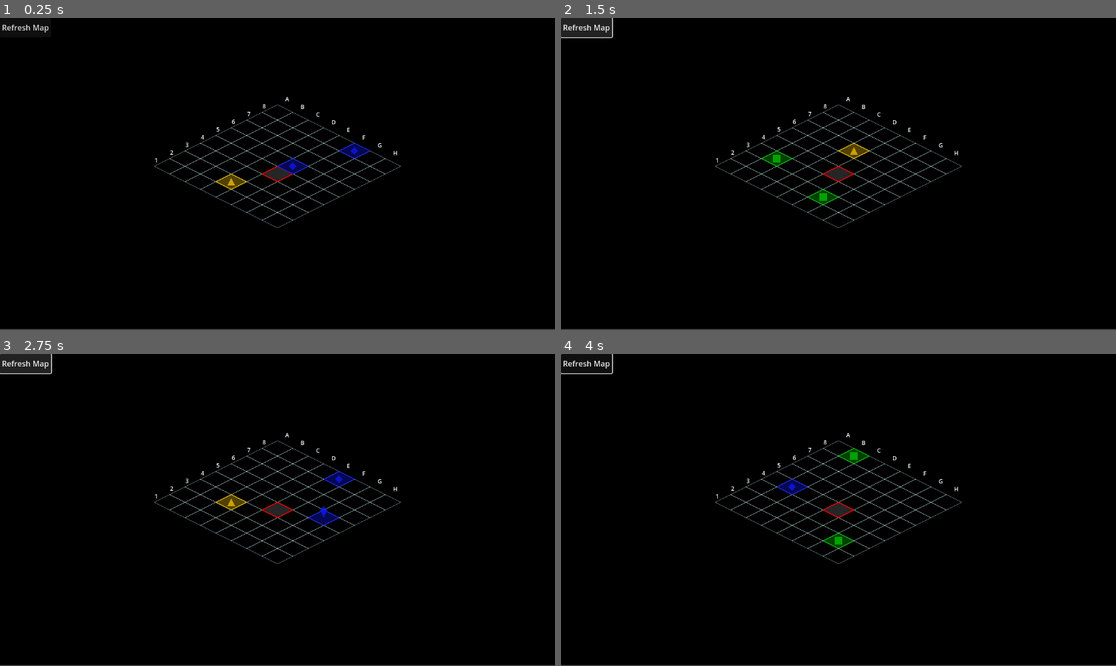
Above: before the commit, frames 1-4 (two rows, left to right).
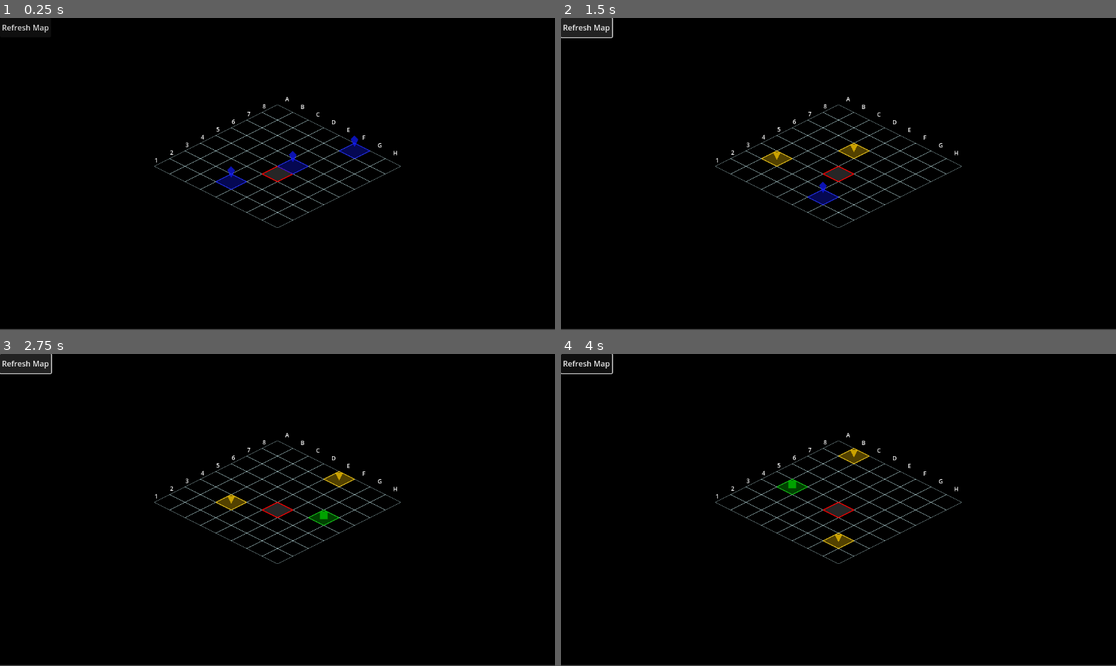
Above: after the commit, the same moments.

Repository: ArrHarper/isoGlider2
Game: Godot game, scene res://core/main.tscn
The game is run twice, just before and just after one commit, with the same random seed, the same clock (stepped at 60 frames per second) and the same inputs.
Inputs (mouse positions are in pixels of both pictures, inside the frame that each line leads up to):
- Up to frame 1 (0.25 s): no input
- Up to frame 2 (1.5 s): click "Refresh Map" at 0.5 s; click "Refresh Map" at 1.25 s
- Up to frame 3 (2.75 s): click "Refresh Map" at 2 s
- Up to frame 4 (4 s): tap Enter at 2.75 s; move the mouse to (960, 494) at 2.77 s; click (960, 494) at 2.92 s; tap Space at 3.5 s; move the mouse to (727, 525) at 3.52 s; click (727, 525) at 3.67 s

The runs differ from the first frame. In frame 1, 0.3% of the frame differs, in the area x 38-65%, y 37-56%; in frame 2, 0.4%; in frame 3, 0.4%; in frame 4, 0.5%, in the area x 38-56%, y 30-63%.

Commit message:
fixed object randomizer to generate proper number of shapes, and offloaded all object registration to grid_manager

Diff:
--- a/core/grid/grid_manager.gd
+++ b/core/grid/grid_manager.gd
@@ -450,12 +450,24 @@
 	if player_quadrant >= 0:
 		available_quadrants.erase(player_quadrant)
 
+	print("Player in quadrant ", player_quadrant, ", available quadrants: ", available_quadrants)
+
+	# Track how many POIs we've successfully created
+	var pois_created = 0
+
+	# Calculate tiles per quadrant (approximate)
+	var tiles_per_quadrant = (grid_size_x * grid_size_y) / 4
+
 	# Assign POIs to different quadrants
 	for i in range(min(poi_count, available_quadrants.size())):
+		if pois_created >= poi_count:
+			break
+
 		var quadrant = available_quadrants[i]
-		var max_attempts = 20 # Prevent infinite loops
+		var max_attempts = tiles_per_quadrant # Try up to the number of tiles in a quadrant
 		var attempts = 0
 		var position = null
+		var success = false
 
 		# Try to find valid position in this quadrant
 		while attempts < max_attempts:
@@ -467,15 +479,17 @@
 				continue
 
 			if is_position_valid(position, poi_positions) and position != player_pos:
+				success = true
 				break
 			attempts += 1
 
-		if attempts == max_attempts:
+		if success:
+			# Create and add POI to this position
+			create_poi_at_position(position)
+			pois_created += 1
+			print("Created POI at position ", position, " in quadrant ", quadrant)
+		else:
 			print("Warning: Could not find valid position in quadrant ", quadrant)
-			continue
-
-		# Create and add POI to this position
-		create_poi_at_position(position)
 
 	# If we didn't generate enough POIs from quadrants, fill in with random positions
 	if poi_positions.size() < poi_count:
@@ -484,7 +498,11 @@
 		generate_pois_random(remaining)
 
 	print("POI generation complete. Created ", poi_positions.size(), " POIs")
-	emit_signal("poi_generated", poi_positions)
+	if has_node("/root/SignalManager"):
+		var signal_manager = get_node("/root/SignalManager")
+		signal_manager.emit_signal("poi_generated", poi_positions)
+	else:
+		push_warning("SignalManager not found. POI generation signal not emitted.")
 
 # Generate POIs with a simple random distribution
 func generate_pois_random(count: int = 0):
@@ -495,7 +513,7 @@
 
 	# Target number of POIs to generate
 	var target_count = min(count, grid_size_x * grid_size_y - poi_positions.size())
-	var max_attempts = target_count * 10 # Limit attempts to avoid infinite loops
+	var max_attempts = grid_size_x * grid_size_y # Try up to the total number of grid tiles
 	var attempts = 0
 
 	# Generate more POIs until we reach the target count
@@ -512,11 +530,22 @@
 		# Check minimum distance requirement
 		if is_position_valid(pos, poi_positions):
 			create_poi_at_position(pos)
+			print("Created POI at position ", pos)
+		else:
+			print("Position ", pos, " is invalid due to minimum distance requirement")
 
 		attempts += 1
 
+	# Log a warning if we couldn't create all POIs
+	if poi_positions.size() < target_count:
+		push_warning("Could only create %d POIs out of %d requested - try reducing min_poi_distance or increasing grid size." % [poi_positions.size(), target_count])
+
 	print("Random POI generation complete. Created ", poi_positions.size(), " POIs")
-	emit_signal("poi_generated", poi_positions)
+	if has_node("/root/SignalManager"):
+		var signal_manager = get_node("/root/SignalManager")
+		signal_manager.emit_signal("poi_generated", poi_positions)
+	else:
+		push_warning("SignalManager not found. POI generation signal not emitted.")
 
 # Create a POI at the given position
 func create_poi_at_position(pos: Vector2):
@@ -527,17 +556,19 @@
 	# Add to scene
 	add_child(poi_instance)
 
-	# Make sure it's properly owned
-	if get_tree() and get_tree().edited_scene_root:
-		poi_instance.owner = get_tree().edited_scene_root
-
-	# Set grid position and register
-	poi_instance.setup(self, pos)
-
-	# Add to our tracking
+	# Grid manager handles position and registration
+	poi_instance.grid_position = pos
+	poi_instance.position = grid_to_screen(pos)
+	register_grid_object(poi_instance, pos)
+
+	# Connect to visual state changes
+	poi_instance.connect("visual_state_changed", Callable(self, "_on_object_visual_changed"))
 	poi_positions.append(pos)
-
 	return poi_instance
+
+func _on_object_visual_changed(object):
+	# Re-register to update visuals when state changes
+	register_grid_object(object, object.grid_position)
 
 # Register a grid object with the grid
 func register_grid_object(object, grid_pos: Vector2) -> bool:
--- a/core/grid/grid_visualizer.gd
+++ b/core/grid/grid_visualizer.gd
@@ -67,6 +67,9 @@
 	SignalManager.connect_signal("grid_tile_clicked", self, "_on_grid_tile_clicked")
 	SignalManager.connect_signal("path_calculated", self, "_on_path_calculated")
 
+	# Connect to poi_generated signal using SignalManager
+	SignalManager.connect_signal("poi_generated", self, "_on_poi_generated")
+
 func _setup_layers():
 	# Clean up any existing layers first
 	for child in get_children():
@@ -232,8 +235,10 @@
 # Handler for POI generation signal
 func _on_poi_generated(positions):
 	print("Grid Visualizer: POIs generated at positions: ", positions)
-	# Refresh all POI visuals
+
+	# Force refresh of all visuals
 	for pos in positions:
+		_clear_position_visuals(pos) # Clear any existing visuals first
 		update_grid_position(pos)
 
 # Update tile visualization with POI object
@@ -244,7 +249,10 @@
 	# Get the object directly from grid_manager
 	var object = grid_manager.get_grid_object_reference(grid_pos)
 	if not object or not is_instance_valid(object):
+		print("Grid Visualizer: No valid object at position ", grid_pos)
 		return
+
+	print("Grid Visualizer: Found object of type ", object.object_type, " at position ", grid_pos)
 
 	# Get visual properties directly from the object
 	if object.has_method("get_visual_properties"):
@@ -262,6 +270,9 @@
 
 		if props.has("shape") and props.has("shape_points") and props.has("shape_color"):
 			_update_tile_shape(grid_pos, props)
+			print("Grid Visualizer: Created shape for ", grid_pos, " of type ", props["shape"])
+		else:
+			print("Grid Visualizer: Missing shape properties for ", grid_pos)
 
 # Update tile visualization with custom shape
 func _update_tile_shape(grid_pos: Vector2, object_data) -> void:
@@ -289,7 +300,18 @@
 			var polygon = Polygon2D.new()
 			polygon.polygon = props["shape_points"]
 			polygon.color = props["shape_color"]
-			polygon.position = grid_manager.grid_to_screen(grid_pos)
+
+			# Get base position from grid position
+			var base_position = grid_manager.grid_to_screen(grid_pos)
+
+			# Apply offsets if available
+			if props.has("horizontal_offset") or props.has("vertical_offset"):
+				var h_offset = props.get("horizontal_offset", 0.0)
+				var v_offset = props.get("vertical_offset", 0.0)
+				polygon.position = base_position + Vector2(h_offset, v_offset)
+			else:
+				polygon.position = base_position
+
 			object_layer.add_child(polygon)
 			shape_polygons[grid_pos] = polygon
 
--- a/core/objects/grid_object.gd
+++ b/core/objects/grid_object.gd
@@ -18,7 +18,8 @@
 	# Only find grid manager and register if not already set up
 	if not grid_manager:
 		grid_manager = _find_grid_manager()
-		if grid_manager:
+		# Only auto-register if position is explicitly set and not default values
+		if grid_manager and grid_position != Vector2(0, 0) and grid_position != Vector2():
 			register_with_grid()
 
 func _find_grid_manager():
@@ -35,7 +36,7 @@
 		return false
 
 	# Only register if we have a valid grid position
-	if grid_position != null and grid_position != Vector2(-1, -1) and grid_position != Vector2():
+	if grid_position != null and grid_position != Vector2(-1, -1):
 		return grid_manager.register_grid_object(self, grid_position)
 
 	return false
--- a/core/objects/poi.gd
+++ b/core/objects/poi.gd
@@ -3,13 +3,22 @@
 extends GridObject
 
 # Define shape options
-enum ShapeType {SQUARE, DIAMOND, TRIANGLE, GEM}
+enum ShapeType {SQUARE, TRIANGLE, GEM}
+
+# HOW TO ADD NEW SHAPES:
+# 1. Add the new shape to the ShapeType enum above (e.g., HEXAGON)
+# 2. Add the corresponding string key to the SHAPE_KEYS constant below (e.g., "hexagon")
+# 3. Add the shape definition to the SHAPES dictionary using the same string key
+# 4. Add the color to the SHAPE_COLORS dictionary using the same string key
+# 5. Add the offset to the SHAPE_OFFSETS dictionary to optionally adjust shape position
+# 6. Add the scale factors to the SHAPE_SCALES dictionary for controlling size
+# No other code changes are needed - the randomize_properties() and shape_type_to_string()
+# functions will automatically work with the new shape.
 
 # Shape definitions - use variable instead of constant for PackedVector2Array objects
 var SHAPES = {
 	"square": PackedVector2Array([Vector2(-8, -8), Vector2(8, -8), Vector2(8, 8), Vector2(-8, 8)]),
-	"diamond": PackedVector2Array([Vector2(0, -8), Vector2(8, 0), Vector2(0, 8), Vector2(-8, 0)]),
-	"triangle": PackedVector2Array([Vector2(-8, 8), Vector2(8, 8), Vector2(0, -8)]),
+	"triangle": PackedVector2Array([Vector2(-8, -8), Vector2(8, -8), Vector2(0, 8)]),
 	"gem": PackedVector2Array([Vector2(0, 0), Vector2(8, -16), Vector2(0, -24), Vector2(-8, -16)])
 }
 
@@ -17,18 +26,49 @@
 const SHAPE_COLORS = {
 	"square": Color(0, 0.8, 0, 0.7), # green
 	"gem": Color(0.0627451, 0.105882, 1, 0.7), # blue
-	"triangle": Color(1, 0.8, 0, 0.7), # yellow
-	"diamond": Color(0.0627451, 0.105882, 1, 0.7) # blue
+	"triangle": Color(1, 0.8, 0, 0.7) # yellow
+}
+
+# Default offsets for each shape type (x, y). Negative values move the shape up and left.
+const SHAPE_OFFSETS = {
+	"square": Vector2(0, -5),
+	"triangle": Vector2(0, -5),
+	"gem": Vector2(0, -8)
+}
+
+# Default scale factors for each shape type (x_scale, y_scale)
+const SHAPE_SCALES = {
+	"square": Vector2(1.0, 1.0),
+	"triangle": Vector2(1.0, 1.0),
+	"gem": Vector2(1.0, 1.0)
 }
 
 var value: int = 50
 var collected: bool = false
-var shape_type: String = "square"
+var shape_type: String = ""
 var polygon: Polygon2D
+
+# Offset properties for positioning along true x/y axes
+var horizontal_offset: float = 0.0
+var vertical_offset: float = 0.0
+
+# Scale properties for adjusting shape size
+var scale_x: float = 1.0
+var scale_y: float = 1.0
+
+# Array of string keys matching enum order
+const SHAPE_KEYS = ["square", "triangle", "gem"]
+
+# Helper function to convert enum to string key
+func shape_type_to_string(shape: ShapeType) -> String:
+	# Check if the enum value is within valid range
+	if shape >= 0 and shape < SHAPE_KEYS.size():
+		return SHAPE_KEYS[shape]
+	return "square" # Default fallback
 
 func _init():
 	object_type = "poi"
-	set_shape(shape_type)
+	set_shape(ShapeType.SQUARE)
 
 func _ready():
 	super._ready()
@@ -51,38 +91,89 @@
 
 	# Create new polygon
 	polygon = Polygon2D.new()
-	polygon.polygon = SHAPES[shape_type]
+
+	# Apply scaling to the shape points
+	var scaled_points = []
+	for point in SHAPES[shape_type]:
+		var scaled_point = Vector2(point.x * scale_x, point.y * scale_y)
+		scaled_points.append(scaled_point)
+
+	polygon.polygon = PackedVector2Array(scaled_points)
 	polygon.color = SHAPE_COLORS[shape_type]
+
+	# Apply the offsets to the polygon's position
+	polygon.position = Vector2(horizontal_offset, vertical_offset)
+
 	add_child(polygon)
 
 	# Make sure polygon is owned by the scene in editor
 	if Engine.is_editor_hint() and get_tree().edited_scene_root:
 		polygon.owner = get_tree().edited_scene_root
 
-func set_shape(new_shape: String):
-	if SHAPES.has(new_shape):
-		shape_type = new_shape
+func set_shape(new_shape: ShapeType):
+	var shape_key = shape_type_to_string(new_shape)
+	if SHAPES.has(shape_key):
+		shape_type = shape_key
 
 		# Update visual properties
-		highlight_color = SHAPE_COLORS[shape_type].darkened(0.2)
+		highlight_color = SHAPE_COLORS[shape_key].darkened(0.2)
 		highlight_color.a = 0.4 # Make highlight more transparent
 
-		highlight_border_color = SHAPE_COLORS[shape_type]
+		highlight_border_color = SHAPE_COLORS[shape_key]
 
 		# POIs are always visible through fog
 		disable_fog = true
+
+		# Set shape-specific offsets
+		if SHAPE_OFFSETS.has(shape_key):
+			horizontal_offset = SHAPE_OFFSETS[shape_key].x
+			vertical_offset = SHAPE_OFFSETS[shape_key].y
+		else:
+			# Default - no offset
+			horizontal_offset = 0.0
+			vertical_offset = 0.0
+
+		# Set shape-specific scales
+		if SHAPE_SCALES.has(shape_key):
+			scale_x = SHAPE_SCALES[shape_key].x
+			scale_y = SHAPE_SCALES[shape_key].y
+		else:
+			# Default - no scaling
+			scale_x = 1.0
+			scale_y = 1.0
 
 		# Update preview if possible
 		if is_inside_tree():
 			_setup_preview_polygon()
 
+# Set the scale factor for both dimensions (with a different name to avoid conflicts with Node2D.set_scale)
+func set_shape_scale(x_scale: float, y_scale: float) -> void:
+	scale_x = x_scale
+	scale_y = y_scale
+	if is_inside_tree():
+		_setup_preview_polygon()
+
+# Uniformly scale both dimensions
+func set_uniform_shape_scale(scale: float) -> void:
+	set_shape_scale(scale, scale)
+
 func get_visual_properties() -> Dictionary:
 	var props = super.get_visual_properties()
 
 	# Add shape information
 	props["shape"] = shape_type
-	props["shape_points"] = SHAPES[shape_type]
+
+	# Add scaled shape points
+	var scaled_points = []
+	for point in SHAPES[shape_type]:
+		scaled_points.append(Vector2(point.x * scale_x, point.y * scale_y))
+
+	props["shape_points"] = PackedVector2Array(scaled_points)
 	props["shape_color"] = SHAPE_COLORS[shape_type] if not collected else SHAPE_COLORS[shape_type].darkened(0.5)
+	props["horizontal_offset"] = horizontal_offset
+	props["vertical_offset"] = vertical_offset
+	props["scale_x"] = scale_x
+	props["scale_y"] = scale_y
 
 	# Update visual state based on collected state
 	if collected:
@@ -97,17 +188,17 @@
 		collected = true
 
 		# Notify grid manager to update visuals
-		if grid_manager:
-			grid_manager.register_grid_object(self, grid_position)
+		register_with_grid()
 
 		return value
 	return 0
 
 # Replaces static create_random() with instance method
 func randomize_properties():
-	# Randomly select a shape
-	var shapes = ["square", "diamond", "triangle", "gem"]
-	var shape = shapes[randi() % shapes.size()]
+	# Get the number of items in the enum
+	var shape_count = ShapeType.size()
+	# Generate a random value in the enum's range
+	var shape = randi() % shape_count
 	set_shape(shape)
 
 	# Set random value
--- a/core/signal/signal_manager.gd
+++ b/core/signal/signal_manager.gd
@@ -13,6 +13,7 @@
 signal grid_object_added(object_type, grid_pos)
 signal grid_object_removed(object_type, grid_pos)
 signal grid_object_updated(object_type, grid_pos)
+signal poi_generated(positions)
 
 signal grid_hovered(grid_position)
 signal grid_hover_exited()
Not shown, changed: code-review.md
